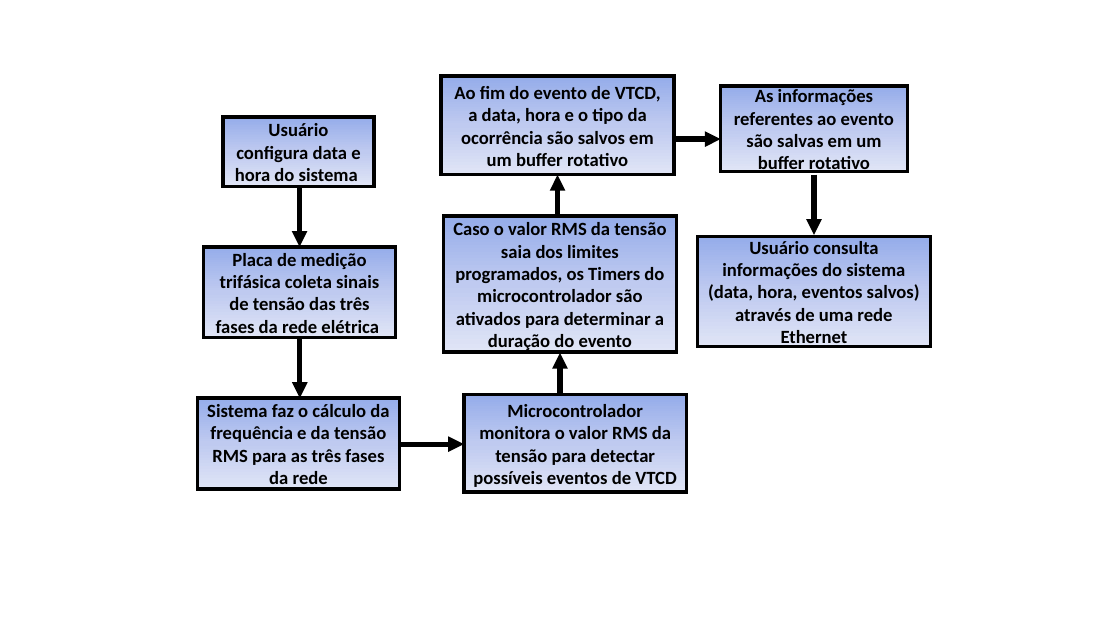
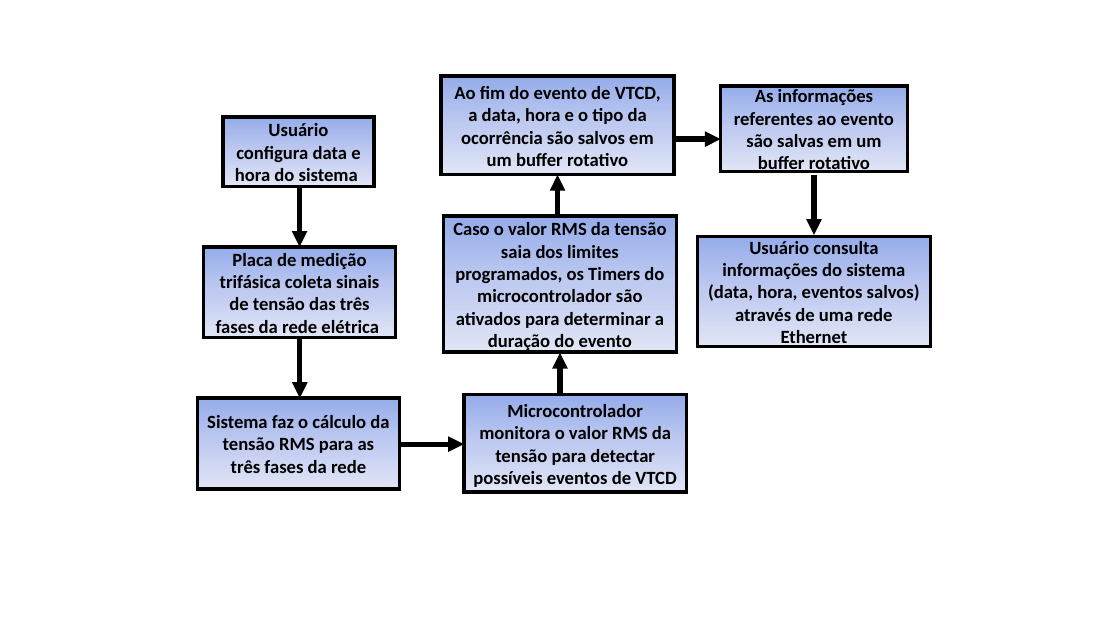
Before and after one commit to GrazianoGabriel/TCC---Trabalho-Final, a slide deck: slide 6 of Figuras/Presentation1.pptx. Drawn at 1120x630 pixels with LibreOffice and Linux fonts; fonts in the diff are those of the drawing. Boxes give left, top, right and bottom in pixels: in the first picture for what was removed or moved away, otherwise in the second. Text is boxed around its words. In the diff, an @@ line names an element or a change of style, - is before the commit and + after.

```diff
--- a/Figuras/Presentation1.pptx
+++ b/Figuras/Presentation1.pptx
@@ text in rectangle at [207, 415, 389, 473]: text changed @@
-Sistema faz o cálculo da frequência e da tensão RMS para as três fases da rede
+Sistema faz o cálculo da tensão RMS para as três fases da rede
```
Also in this commit, not shown: 24 other files.
